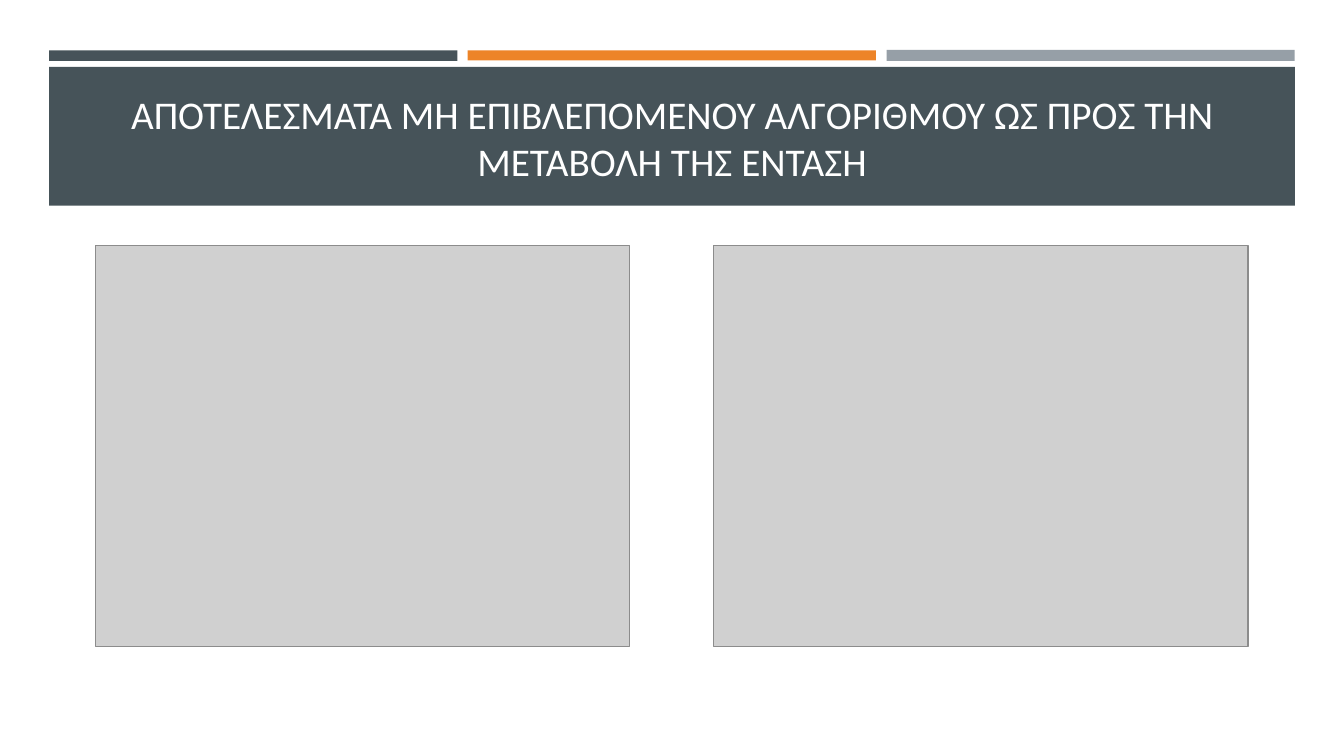
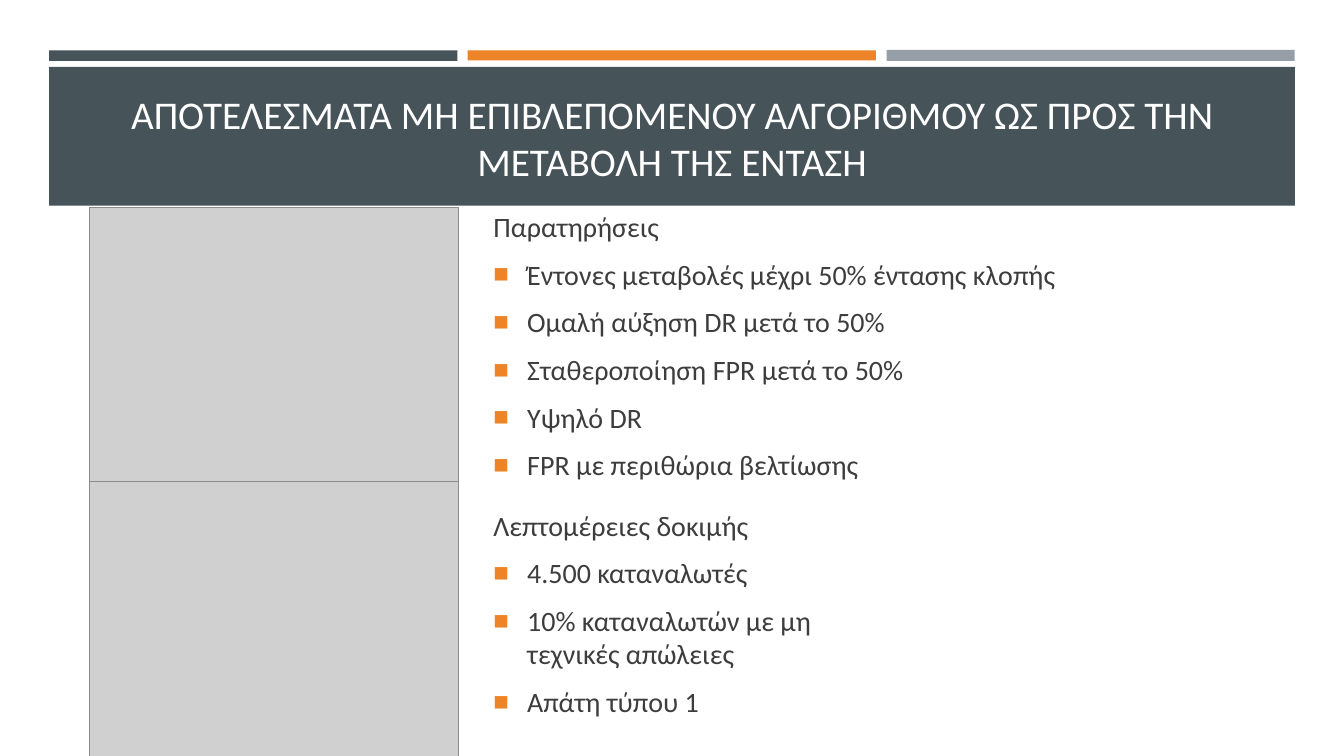
Before and after one commit to thanmitsel/Theft-detection, a slide deck: slide 11 of LateX/Presentation/Ανιχνευση μη τεχνικων απωλειων με συστηματα μηχανικης μαθησης.pptx (slide 9 before the commit). Drawn at 1344x756 pixels with LibreOffice and Linux fonts; fonts in the diff are those of the drawing; grey boxes stand for pictures. Boxes give left, top, right and bottom in pixels: in the first picture for what was removed or moved away, otherwise in the second. Text is boxed around its words. In the diff, an @@ line names an element or a change of style, - is before the commit and + after.

```diff
--- a/LateX/Presentation/Ανιχνευση μη τεχνικων απωλειων με συστηματα μηχανικης μαθησης.pptx
+++ b/LateX/Presentation/Ανιχνευση μη τεχνικων απωλειων με συστηματα μηχανικης μαθησης.pptx
@@ picture: place and size @@
-picture at <box>96,246,630,646</box>
+picture at <box>90,207,459,483</box>
@@ text added at <box>493,217,1055,480</box>, 20 pt, text #3D3D3D @@
+Παρατηρήσεις
+■ Έντονες μεταβολές μέχρι 50% έντασης κλοπής
+■ Ομαλή αύξηση DR μετά το 50%
+■ Σταθεροποίηση FPR μετά το 50%
+■ Υψηλό DR
+■ FPR με περιθώρια βελτίωσης
@@ picture: place and size @@
-picture at <box>714,246,1248,646</box>
+picture at <box>90,481,459,756</box>
@@ text added at <box>493,516,810,717</box>, 20 pt, text #3D3D3D @@
+Λεπτομέρειες δοκιμής
+■ 4.500 καταναλωτές
+■ 10% καταναλωτών με μη τεχνικές απώλειες
+■ Απάτη τύπου 1
```
Also in this commit, not shown: 10 other slides changed, 4 slides added, 21 other files.
